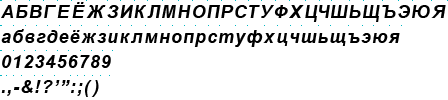
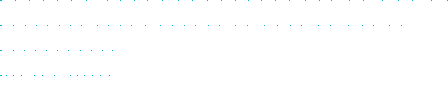
Layered file, before and after one edit (w=448, h=100). Changes by layer:
painted on "АБВГЕЁЖЗИКЛМНОПРСТУФХЦЧШЬЩЪЭЮЯ" over [left=1, top=2, right=446, bottom=97]
hid "Layer 2" over [left=1, top=2, right=446, bottom=97]
